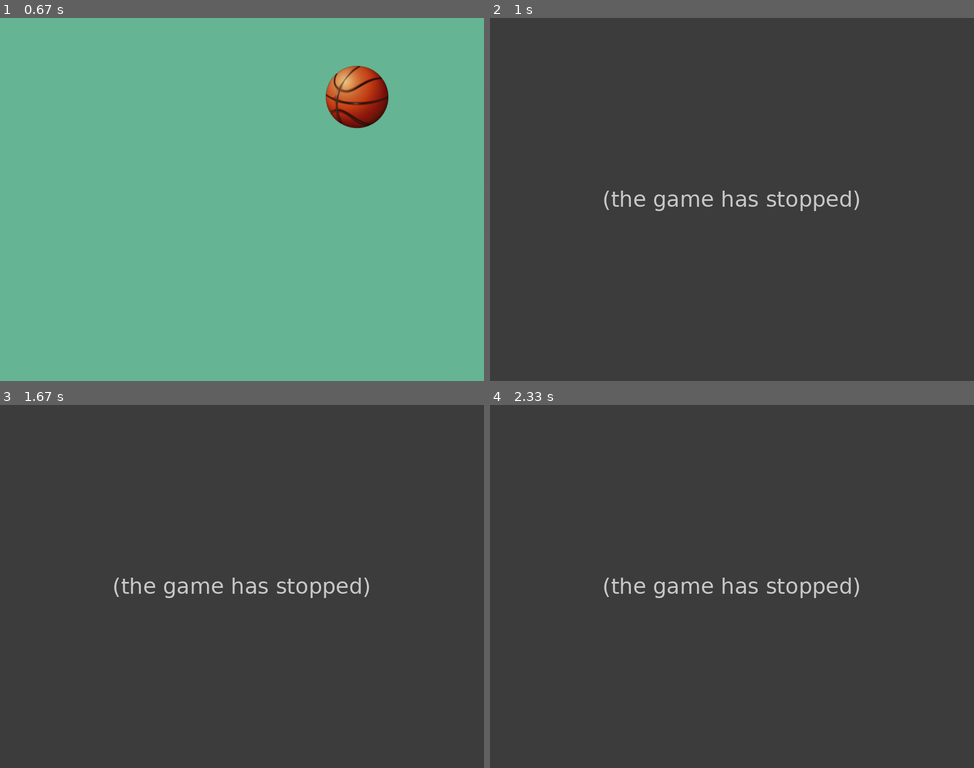
Above: before the commit, frames 1-4 (two rows, left to right).
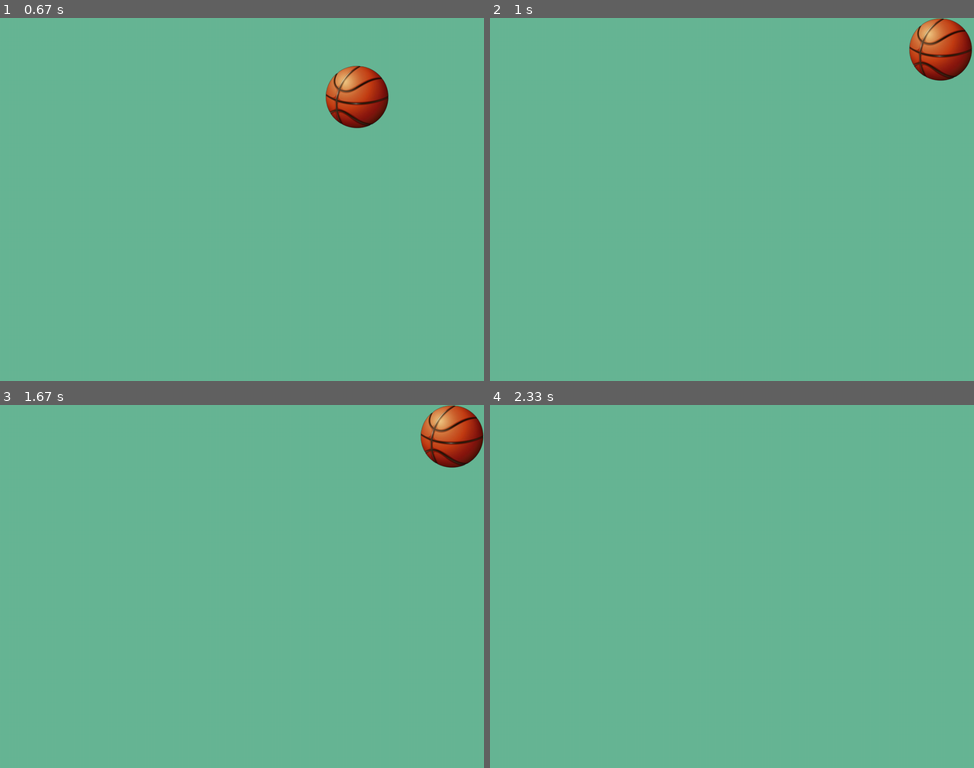
Above: after the commit, the same moments.

Repository: infProgram/inf371_spring2022-Pieces-Ho
Game: pygame game, started from pygameTutorials/moveWithKeys.py
Two runs of this game, one before a commit and one after it. Both use one fixed random seed, a clock stepped at 60 frames per second and the inputs below.
Inputs:
- Up to frame 1 (0.67 s): hold D from 0.33 s (still down)
- Up to frame 2 (1 s): release D at 0.8 s; hold W from 0.83 s (still down)
- Up to frame 3 (1.67 s): release W at 1.13 s; hold D 1.17-1.63 s
- Up to frame 4 (2.33 s): hold A 1.67-2.2 s

Frame 1 is identical in both runs. In frame 2, 100% of the frame differs, in the area x 0-100%, y 0-100%; in frame 3, 100%; in frame 4, 100%.
Error before the commit: NameError: name 'ASy' is not defined (moveWithKeys.py line 31); the game stopped at 0.9 s (later frames are placeholders)

Commit message:
make it not out the screen but still some problem

Diff:
--- a/pygameTutorials/moveWithKeys.py
+++ b/pygameTutorials/moveWithKeys.py
@@ -19,16 +19,17 @@
 while isRunning:
   for event in pygame.event.get():
     if (event.type == pygame.KEYDOWN and event.key == pygame.K_ESCAPE) or event.type == pygame.QUIT: sys.exit()
-    # control key ball
+#   control key ball
   keyPressed =  pygame.key.get_pressed()
   if keyPressed[pygame.K_w]: ball_rect.y = ball_rect.y - speedY
   if keyPressed[pygame.K_s]: ball_rect.y = ball_rect.y + speedY
   if keyPressed[pygame.K_a]: ball_rect.x = ball_rect.x - speedX
   if keyPressed[pygame.K_d]: ball_rect.x = ball_rect.x + speedX
+  speedX = speedY = 3
   screen.fill(backgroundColor)
 
-  if ball_rect.left <= 0 or ball_rect.right >= width:  ASx = - ASx
-  if ball_rect.top <= 0 or ball_rect.bottom >= height:   ASy = - ASy
+  if ball_rect.left <= 0 or ball_rect.right >= width:  speedX = - speedX
+  if ball_rect.top <= 0 or ball_rect.bottom >= height:   speedY = - speedY
 
   screen.blit(ball_key,ball_rect)
 
